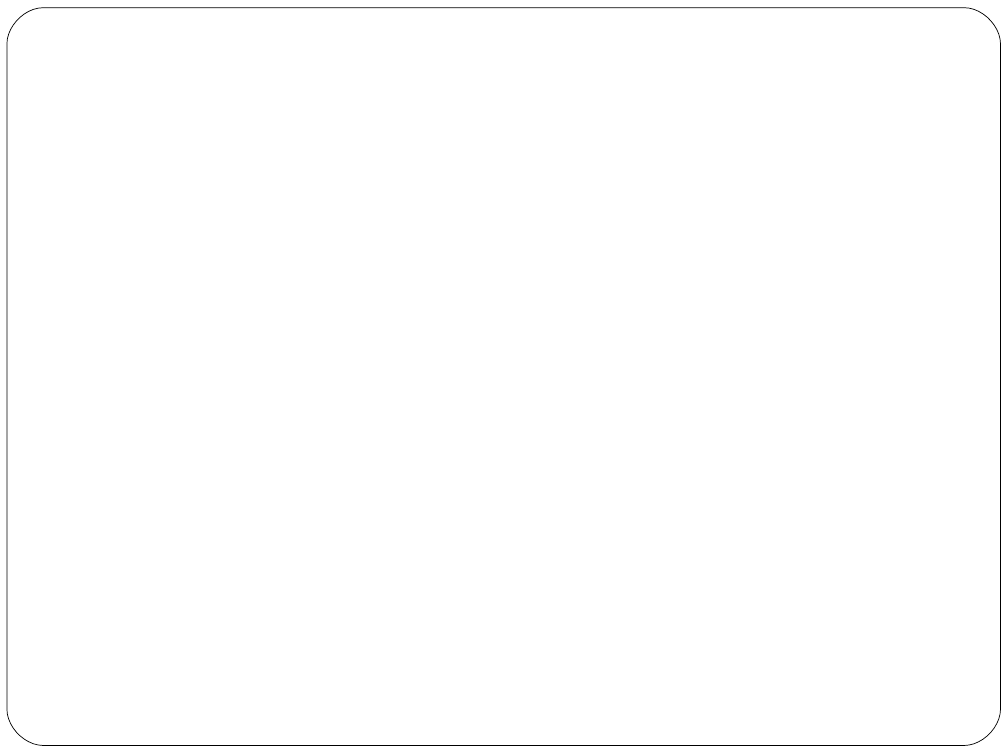
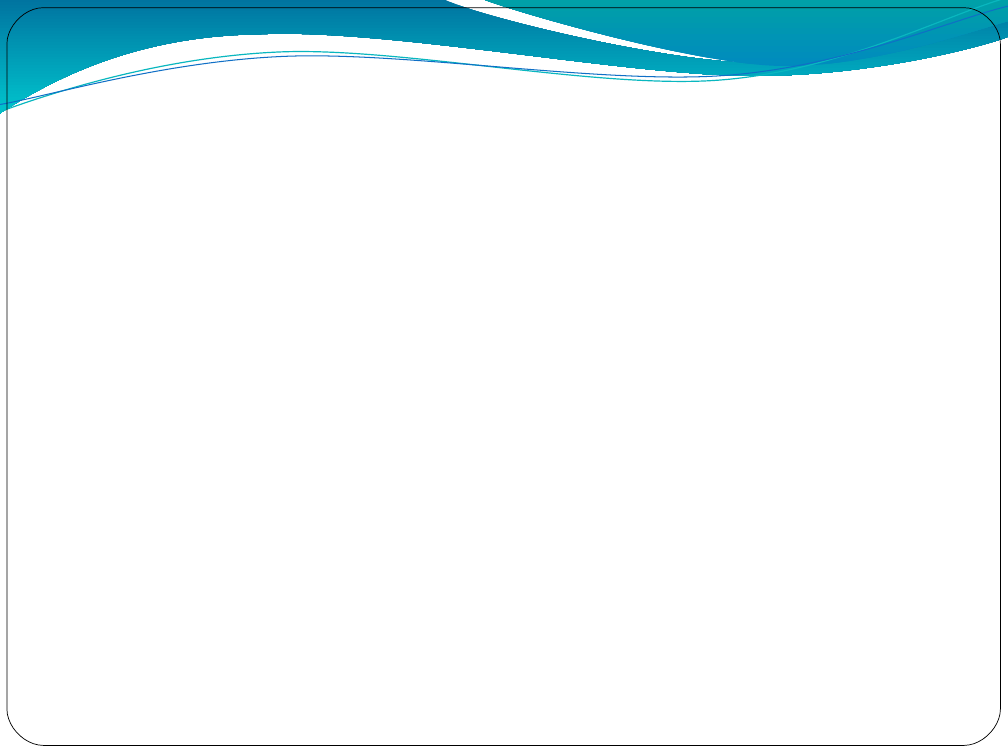
Before and after one commit to alfar-kaleel/Presentation, a slide deck: slide 14 of MSD.pptx (slide 16 before the commit). Drawn at 1008x756 pixels with LibreOffice and Linux fonts; fonts in the diff are those of the drawing; background and template pictures are left out. Boxes give left, top, right and bottom in pixels: in the first picture for what was removed or moved away, otherwise in the second. Text is boxed around its words. In the diff, an @@ line names an element or a change of style, - is before the commit and + after.

```diff
--- a/MSD.pptx
+++ b/MSD.pptx
@@ freeform shape added at [0,0,1008,114], fill gradient #0074A0 to #00C4CD @@
@@ freeform shape added at [0,0,1008,117], outline #09B7BF 0.85 pt @@
@@ freeform shape added at [0,6,1008,112], outline #0F6FC6 0.74 pt @@
@@ freeform shape at [7,8,1001,746]: outline redrawn @@
@@ freeform shape added at [483,0,1008,70], fill gradient #008ABF to #00A0A8 @@
```
Also in this commit, not shown: 13 other slides changed, 2 slides removed.
